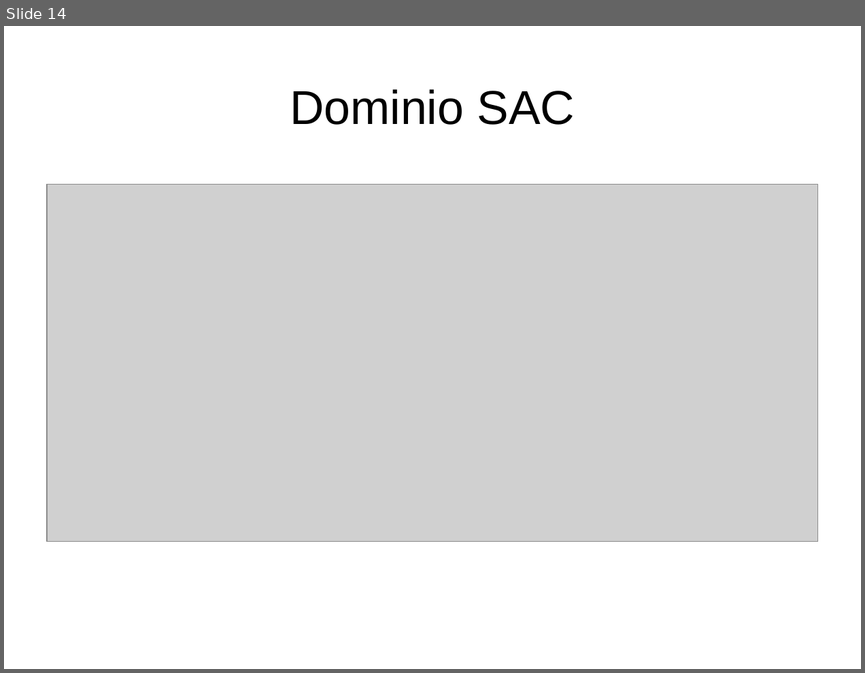
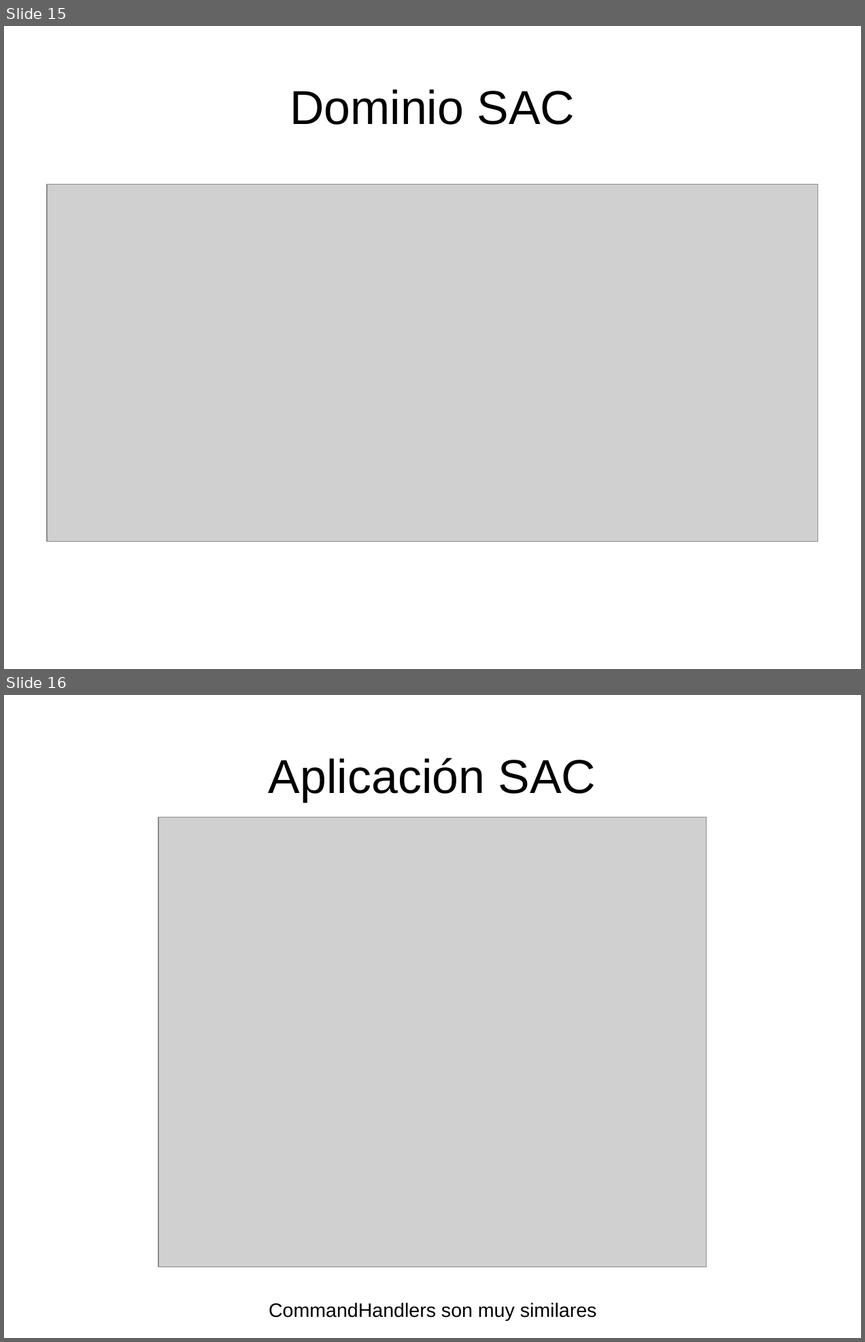
Before and after one commit to danielsalgadop/sac, a slide deck: docs/presentation/social_access_controller.odp. Shown one above the other, each under a label of ours: slide 14 before the commit, slides 15 and 16 after it. The pictures are 865x673 and 865x1342 pixels, drawn with LibreOffice and Linux fonts; fonts in the diff are those of the drawing; grey boxes stand for pictures. Boxes give left, top, right and bottom in pixels: in the first picture for what was removed or moved away, otherwise in the second. Text is boxed around its words. In the diff, an @@ line names an element or a change of style, - is before the commit and + after.

```diff
--- a/docs/presentation/social_access_controller.odp
+++ b/docs/presentation/social_access_controller.odp
@@ slide 16 added at box(4, 695, 861, 1338), background #FFFFFF @@
@@ title added at box(269, 758, 596, 802), 44 pt, text #000000 @@
+Aplicación SAC
@@ picture added at box(159, 817, 707, 1266) @@
@@ text added at box(269, 1302, 597, 1320), 18 pt, text #000000 @@
+CommandHandlers son muy similares
@@ what was slide 14 is now slide 15 @@
```
Also in this commit, not shown: 8 other slides added, 2 slides removed, 12 other files.
